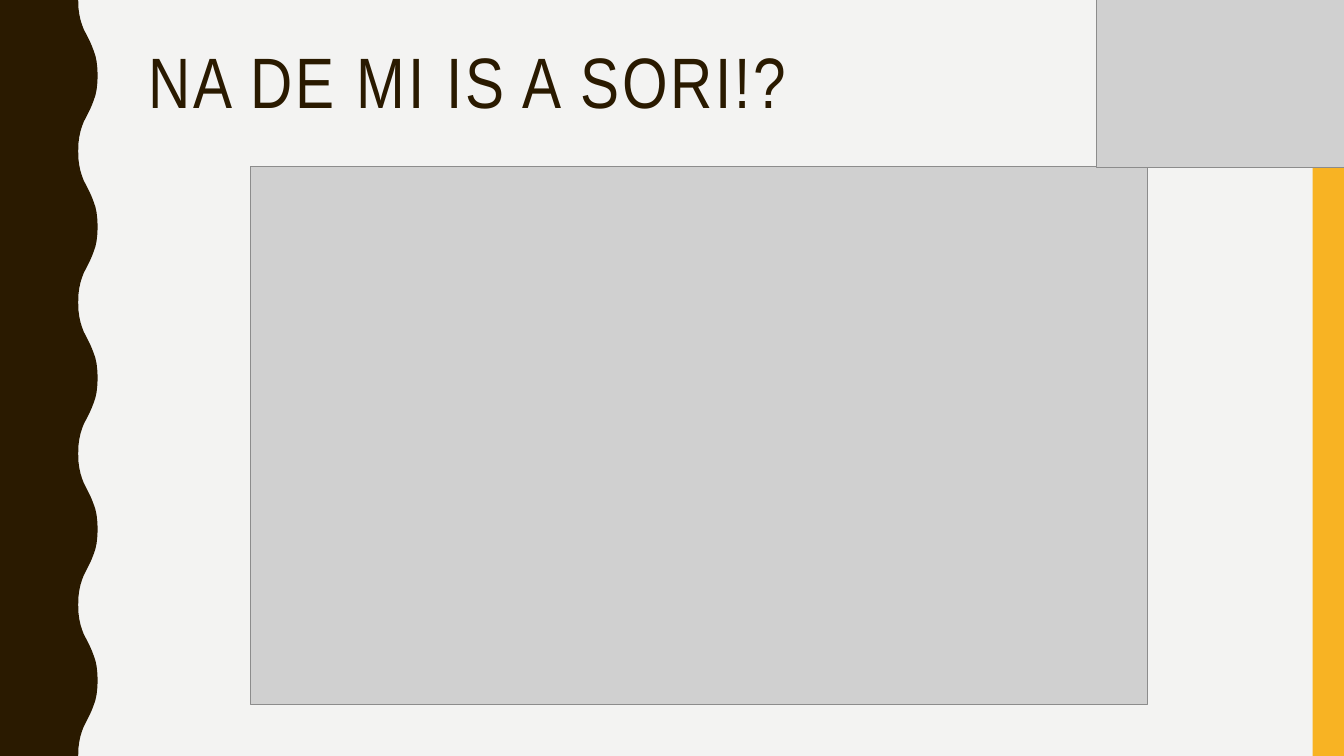
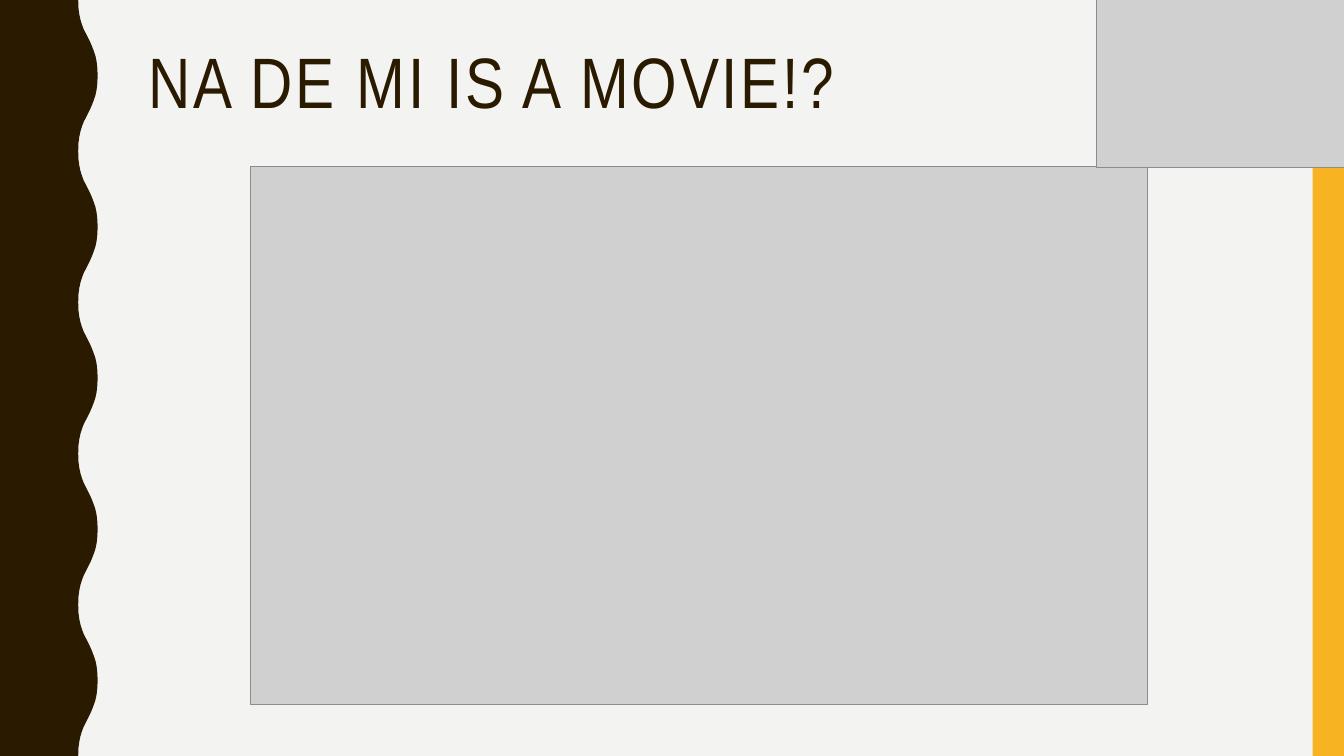
Before and after one commit to zorrrozotya/SFMproject, a slide deck: slide 3 of bemutato/Prezentacio.pptx. Drawn at 1344x756 pixels with LibreOffice and Linux fonts; fonts in the diff are those of the drawing; grey boxes stand for pictures. Boxes give left, top, right and bottom in pixels: in the first picture for what was removed or moved away, otherwise in the second. Text is boxed around its words. In the diff, an @@ line names an element or a change of style, - is before the commit and + after.

```diff
--- a/bemutato/Prezentacio.pptx
+++ b/bemutato/Prezentacio.pptx
@@ title at <box>148,58,834,109</box>: text changed @@
-NA DE MI IS A SORI!?
+NA DE MI IS A MOVIE!?
```
Also in this commit, not shown: 1 other slide changed, 5 slides added.
